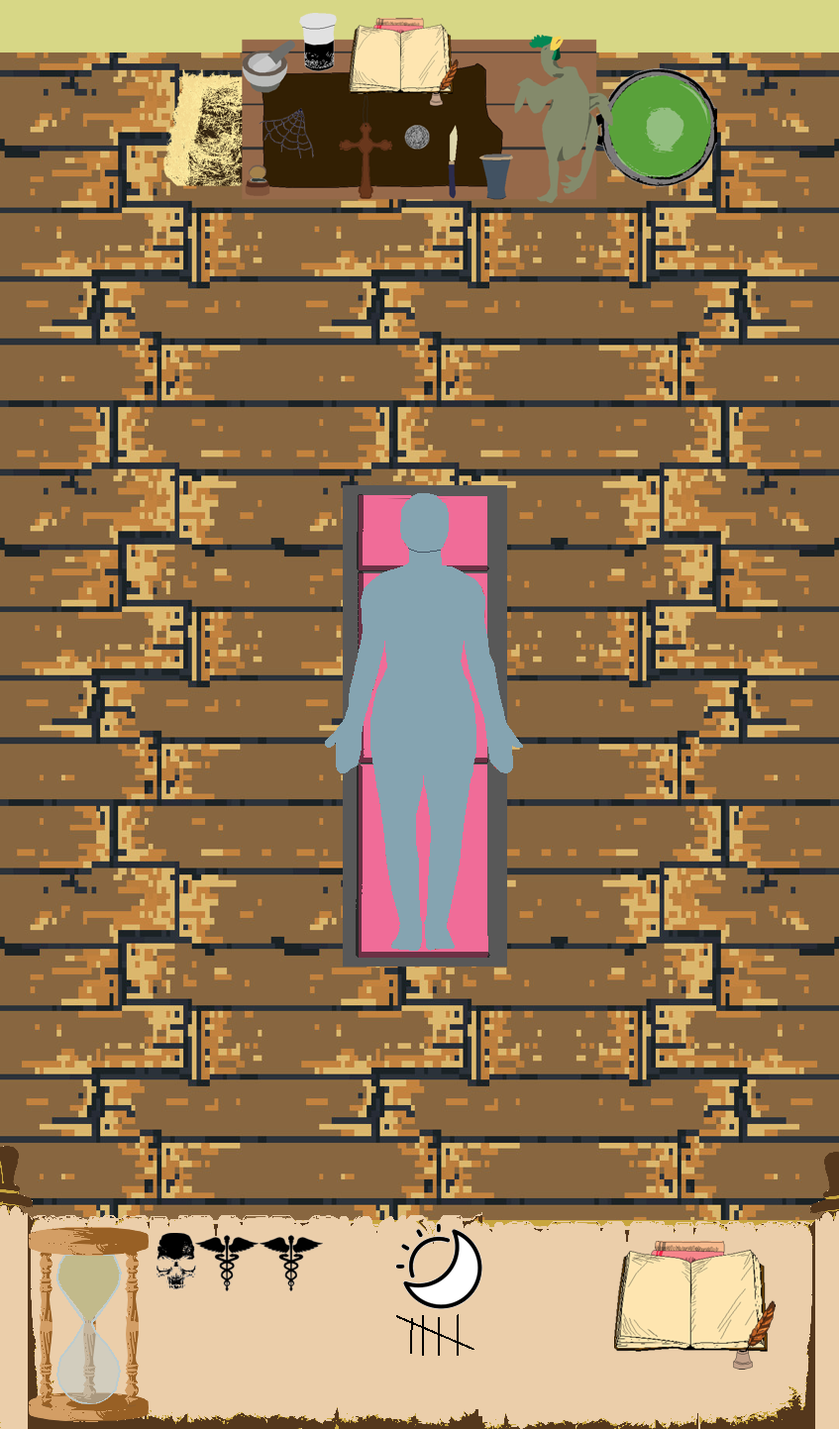
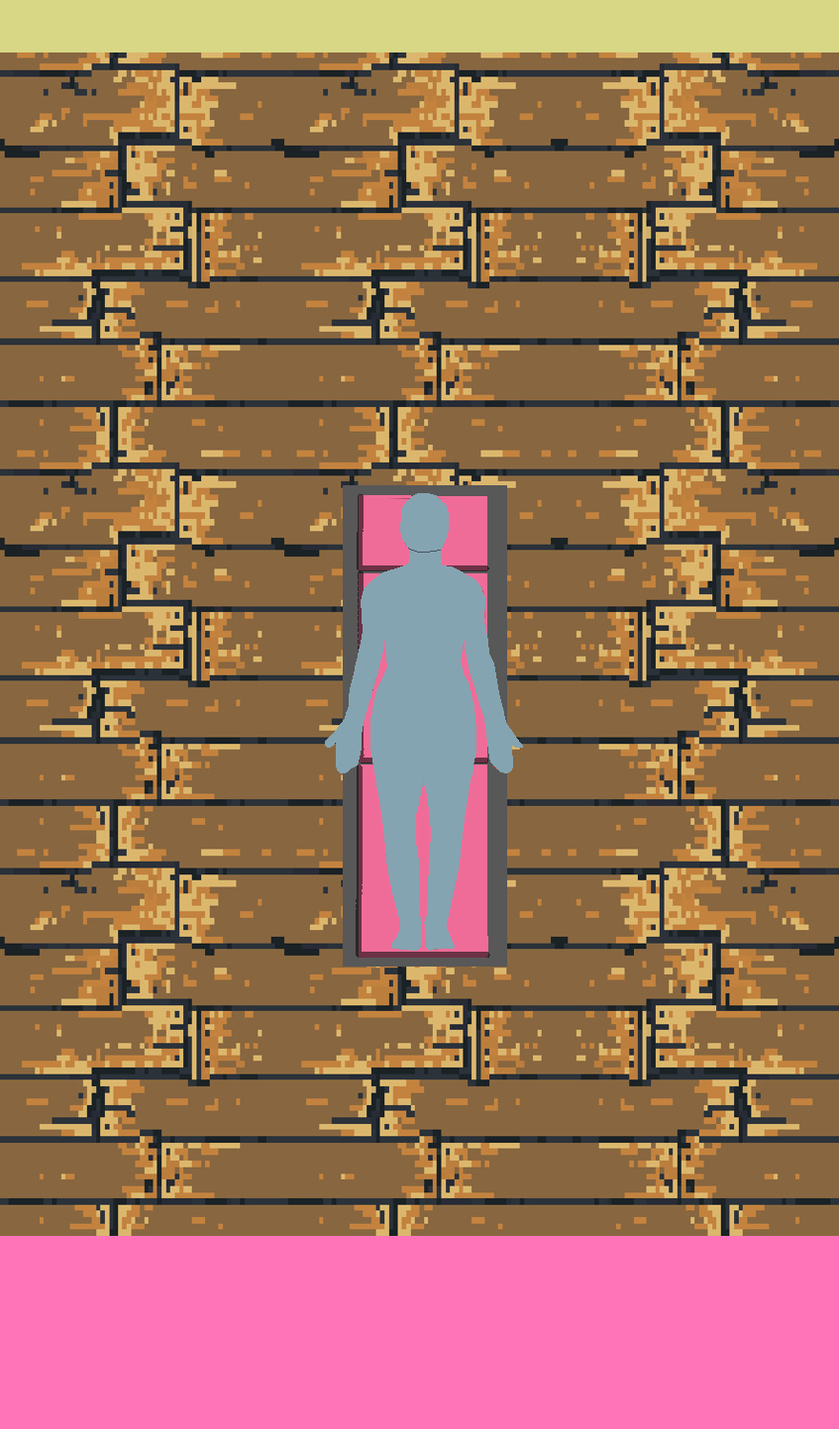
Layered file, before and after one edit (839x1429). Changes by layer:
moved "timer" into group "ui" over (x1=0, y1=1222, x2=179, y2=1429)
moved "istockphoto-1004243378-612x612.jpg" (1st of 2, in "ui") into group "ui" over (x1=231, y1=1214, x2=359, y2=1338)
moved "istockphoto-1004243378-612x612.jpg" (2nd of 2, in "ui") into group "ui" over (x1=168, y1=1214, x2=296, y2=1338)
moved "download.png" into group "ui" over (x1=316, y1=1211, x2=507, y2=1394)
moved "book.png" into group "ui" over (x1=586, y1=1219, x2=777, y2=1400)
moved "bg,f8f8f8-flat,750x,075,f-pad,750x1000,f8f8f8.webp" into group "ui" over (x1=126, y1=1214, x2=254, y2=1331)
moved "Paint Layer 4 Merged" (1st of 2, in "ui") into group "ui", painted on it over (x1=0, y1=12, x2=839, y2=1429)
removed layer "r37rhx.png" over (x1=126, y1=12, x2=761, y2=1429)
painted on "karla-wasserfall-pixel-woodfloor-tile-3x3.jpg" over (x1=0, y1=12, x2=839, y2=1429)
